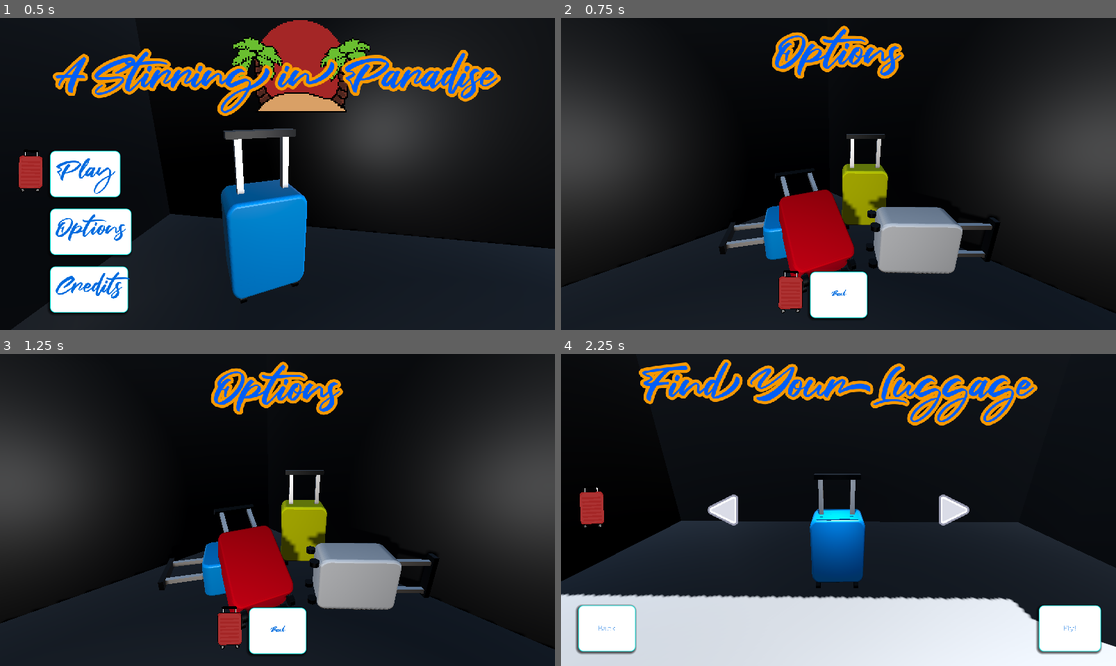
Above: before the commit, frames 1-4 (two rows, left to right).
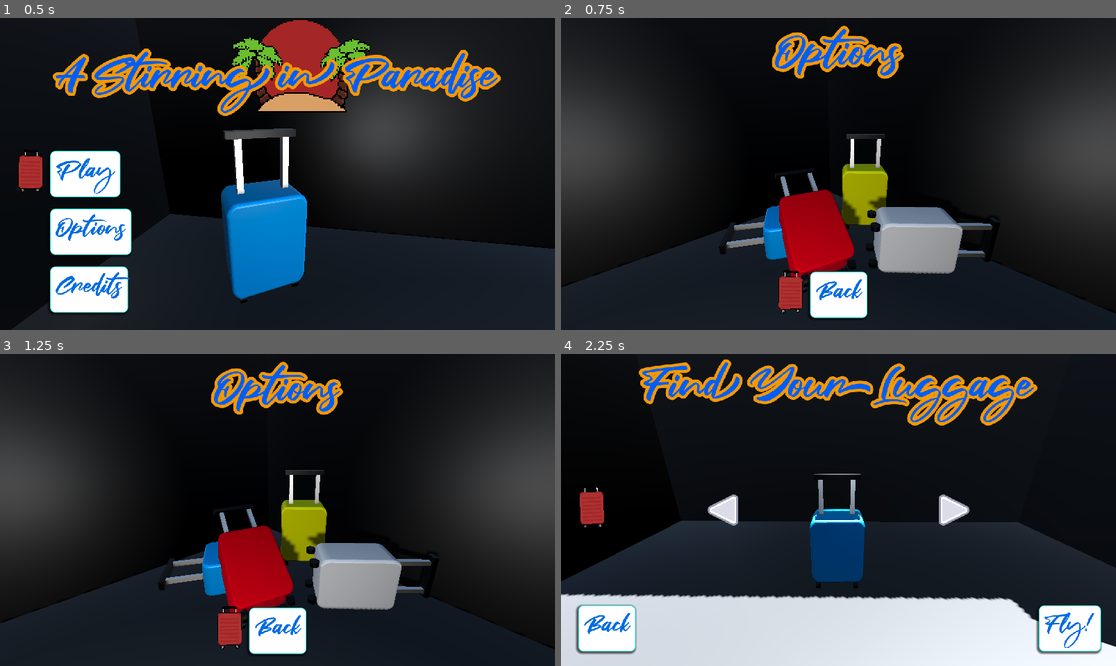
Above: after the commit, the same moments.

Repository: emilyallerdings/gwj81-expedition
Game: Godot game, scene res://Scenes/main_menu.tscn
Same seed, same stepped clock (60 frames per second), same inputs: the game is played once before the commit and once after it. This scene is started directly instead of the project's main scene.
Inputs:
- Up to frame 1 (0.5 s): no input
- Up to frame 2 (0.75 s): click "Options" at 0.5 s
- Up to frame 3 (1.25 s): no input
- Up to frame 4 (2.25 s): click "Back" at 1.25 s; click "Play" at 2 s

Frame 1 is identical in both runs. In frame 2, 0.2% of the frame differs, in the area x 45-55%, y 83-91%; in frame 3, 0.2%; in frame 4, 2.1%, in the area x 4-97%, y 38-95%.

Commit message:
fixed up some stuff that went missing in the original merge

Diff:
--- a/Materials/default_theme.tres
+++ b/Materials/default_theme.tres
@@ -1,6 +1,7 @@
-[gd_resource type="Theme" load_steps=6 format=3 uid="uid://bncgplyvgv608"]
+[gd_resource type="Theme" load_steps=7 format=3 uid="uid://bncgplyvgv608"]
 
 [ext_resource type="FontFile" uid="uid://bafns24uaw6y5" path="res://Materials/NixieOne.ttf" id="1_88cmt"]
+[ext_resource type="FontFile" uid="uid://d4da0phun8v4d" path="res://Materials/Fair Prosper.ttf" id="1_c5ure"]
 
 [sub_resource type="StyleBoxEmpty" id="StyleBoxEmpty_88cmt"]
 
@@ -75,7 +76,8 @@
 Button/colors/icon_hover_pressed_color = Color(1, 1, 1, 1)
 Button/colors/icon_normal_color = Color(1, 1, 1, 1)
 Button/colors/icon_pressed_color = Color(1, 1, 1, 1)
-Button/fonts/font = ExtResource("1_88cmt")
+Button/font_sizes/font_size = 50
+Button/fonts/font = ExtResource("1_c5ure")
 Button/styles/disabled = null
 Button/styles/focus = SubResource("StyleBoxEmpty_88cmt")
 Button/styles/hover = SubResource("StyleBoxFlat_5dbda")
--- a/Scenes/main.tscn
+++ b/Scenes/main.tscn
@@ -1,13 +1,12 @@
-[gd_scene load_steps=21 format=3 uid="uid://ckjr7lbj1cxxq"]
+[gd_scene load_steps=19 format=3 uid="uid://ckjr7lbj1cxxq"]
 
 [ext_resource type="Script" uid="uid://gavvic7ehdce" path="res://Scripts/main.gd" id="1_jjgbg"]
 [ext_resource type="Script" path="res://Scripts/boarding_ramp.gd" id="2_6bp64"]
 [ext_resource type="Material" uid="uid://be84a2c0jteaf" path="res://Materials/side_mat.tres" id="2_8gbba"]
-[ext_resource type="Script" uid="uid://bk7goqj06c30l" path="res://Scripts/player.gd" id="2_bo1nx"]
 [ext_resource type="BoxMesh" path="res://Assets/pillar.tres" id="3_344ge"]
 [ext_resource type="Script" uid="uid://clhf3pglcbiyf" path="res://Scripts/pillars.gd" id="3_jjvhh"]
-[ext_resource type="PackedScene" uid="uid://t54luoyhamqx" path="res://Assets/luggage.glb" id="5_kry3j"]
 [ext_resource type="BoxMesh" uid="uid://dxbiwm4aixnwi" path="res://Assets/window.tres" id="6_hptm8"]
+[ext_resource type="PackedScene" uid="uid://chp52opwuhulv" path="res://Scenes/player.tscn" id="7_6bp64"]
 
 [sub_resource type="MultiMesh" id="MultiMesh_21xkr"]
 transform_format = 1
@@ -58,9 +57,6 @@
 background_mode = 2
 sky = SubResource("Sky_8gbba")
 glow_intensity = 0.29
-
-[sub_resource type="ConvexPolygonShape3D" id="ConvexPolygonShape3D_jjgbg"]
-points = PackedVector3Array(0.5, 0.5, 1, 0.5, -0.5, 1, 0.5, 0.5, -1, -0.5, 0.5, 1, -0.5, -0.5, 1, 0.5, -0.5, -1, -0.5, 0.5, -1, -0.5, -0.5, -1)
 
 [node name="Main" type="Node3D"]
 script = ExtResource("1_jjgbg")
@@ -130,17 +126,9 @@
 current = true
 fov = 80.0
 
-[node name="Player" type="CharacterBody3D" parent="."]
-script = ExtResource("2_bo1nx")
-
-[node name="CollisionShape3D" type="CollisionShape3D" parent="Player"]
-transform = Transform3D(1, 0, 0, 0, 0.965926, -0.258819, 0, 0.258819, 0.965926, 0, 3.9, 0)
-shape = SubResource("ConvexPolygonShape3D_jjgbg")
-
-[node name="luggage" parent="Player" instance=ExtResource("5_kry3j")]
-transform = Transform3D(-8.74228e-09, -1.71612e-16, -0.2, 0.175167, 0.096522, -7.6568e-09, 0.096522, -0.175167, -4.21911e-09, 0, 3.41741, 1.04387)
-
 [node name="DirectionalLight3D" type="DirectionalLight3D" parent="."]
 transform = Transform3D(0.602206, -0.740214, 0.299052, 0.210739, 0.508695, 0.834756, -0.770025, -0.439673, 0.462331, 0, 0, 0)
 light_bake_mode = 1
 shadow_enabled = true
+
+[node name="Player" parent="." instance=ExtResource("7_6bp64")]
--- a/Scenes/main_menu.tscn
+++ b/Scenes/main_menu.tscn
@@ -351,8 +351,8 @@
 transform = Transform3D(0.707107, 0, 0.707107, 0, 1, 0, -0.707107, 0, 0.707107, 54.498, 3, -37.5734)
 
 [node name="SpotLight3D" type="SpotLight3D" parent="."]
-transform = Transform3D(-0.717844, -0.661484, -0.217116, 0.0135006, -0.325025, 0.945609, -0.696073, 0.675868, 0.242247, 49.2127, 30.8952, -32.1071)
-light_energy = 50.0
+transform = Transform3D(-0.733117, -0.679142, 0.0361344, 0, 0.0531308, 0.998588, -0.680103, 0.732081, -0.0389511, 53.3648, 35.1774, -36.1202)
+light_energy = 500.0
 light_volumetric_fog_energy = 50.0
 shadow_enabled = true
 spot_range = 28.667
--- a/Scenes/player.tscn
+++ b/Scenes/player.tscn
@@ -10,8 +10,8 @@
 material = SubResource("StandardMaterial3D_jjgbg")
 size = Vector3(1, 1, 2)
 
-[sub_resource type="ConvexPolygonShape3D" id="ConvexPolygonShape3D_jjgbg"]
-points = PackedVector3Array(0.5, 0.5, 1, 0.5, -0.5, 1, 0.5, 0.5, -1, -0.5, 0.5, 1, -0.5, -0.5, 1, 0.5, -0.5, -1, -0.5, 0.5, -1, -0.5, -0.5, -1)
+[sub_resource type="BoxShape3D" id="BoxShape3D_cvnsp"]
+size = Vector3(1.48914, 1.9856, 0.988617)
 
 [node name="Player" type="CharacterBody3D"]
 script = ExtResource("1_cvnsp")
@@ -22,8 +22,10 @@
 mesh = SubResource("BoxMesh_bo1nx")
 
 [node name="CollisionShape3D" type="CollisionShape3D" parent="."]
-transform = Transform3D(1, 0, 0, 0, 0.965926, -0.258819, 0, 0.258819, 0.965926, 0, 3.9, 0)
-shape = SubResource("ConvexPolygonShape3D_jjgbg")
+transform = Transform3D(1, 0, 0, 0, 1, 4.47035e-08, 0, -4.47035e-08, 1, 0.00872803, 4.26502, -0.0162868)
+shape = SubResource("BoxShape3D_cvnsp")
 
 [node name="luggage" parent="." instance=ExtResource("2_6t5aa")]
 transform = Transform3D(-1.09278e-08, 0, -0.25, 0, 0.25, 0, 0.25, 0, -1.09278e-08, 0, 3, 0)
+
+[editable path="luggage"]
--- a/Scenes/sound_bus.tscn
+++ b/Scenes/sound_bus.tscn
@@ -14,27 +14,34 @@
 [node name="Airport Ambience" type="AudioStreamPlayer" parent="."]
 stream = ExtResource("2_otb3e")
 volume_db = -5.0
+bus = &"SFX"
 
 [node name="Button" type="AudioStreamPlayer" parent="."]
 stream = ExtResource("3_otb3e")
 volume_db = -5.0
+bus = &"SFX"
 
 [node name="Rolling Suitcase" type="AudioStreamPlayer" parent="."]
 stream = ExtResource("4_yghvr")
 volume_db = -5.0
+bus = &"SFX"
 
 [node name="Button Hover Click" type="AudioStreamPlayer" parent="."]
 stream = ExtResource("5_qdc24")
 volume_db = -5.0
 max_polyphony = 10
+bus = &"SFX"
 
 [node name="Whoosh" type="AudioStreamPlayer" parent="."]
 stream = ExtResource("6_4mo3c")
 volume_db = -5.0
 max_polyphony = 10
+bus = &"SFX"
 
 [node name="Song1" type="AudioStreamPlayer" parent="."]
 stream = ExtResource("5_s22cy")
 volume_db = -5.0
+bus = &"Music"
 
 [node name="Song2" type="AudioStreamPlayer" parent="."]
+bus = &"Music"
--- a/Scripts/main.gd
+++ b/Scripts/main.gd
@@ -5,7 +5,7 @@
 
 # Called when the node enters the scene tree for the first time.
 func _ready() -> void:
-	pass # Replace with function body.
+	SoundBus.song_1.play()
 
 
 # Called every frame. 'delta' is the elapsed time since the previous frame.
--- a/Scripts/main_menu.gd
+++ b/Scripts/main_menu.gd
@@ -67,7 +67,7 @@
 	transition_cameras(main_menu_camera, selection_menu_camera)
 
 	selection_menu_ui.visible = true
-	await get_tree().create_timer(0.5)
+	#await get_tree().create_timer(0.5).timeout
 	main_menu_ui.visible = false
 
 func _on_options_pressed() -> void:
@@ -76,7 +76,7 @@
 	transition_cameras(main_menu_camera, options_menu_camera)
 
 	main_menu_ui.visible = false
-	await get_tree().create_timer(0.5)
+	#await get_tree().create_timer(0.5).timeout
 	options_menu_ui.visible = true
 	suitecase_sprite.position = Vector2(options_back.position.x - 50.0, options_back.position.y + 35.0)
 
@@ -86,7 +86,7 @@
 	transition_cameras(options_menu_camera, main_menu_camera)
 
 	options_menu_ui.visible = false
-	await get_tree().create_timer(0.5)
+	#await get_tree().create_timer(0.5).timeout
 	main_menu_ui.visible = true
 	suitecase_sprite.position = Vector2(options.position.x - 50.0, options.position.y + 35.0)
 
--- a/Scripts/player.gd
+++ b/Scripts/player.gd
@@ -20,6 +20,9 @@
 	pass
 
 func _physics_process(delta: float) -> void:
+
+	#if not is_on_floor():
+		#velocity.y += -9.81 * delta
 	# Always move forward
 	forward_direction = transform.basis.z
 
@@ -56,3 +59,9 @@
 
 	# Move the luggage
 	move_and_slide()
+
+func play_rolling():
+	if velocity.length() > 0.1:
+		SoundBus.rolling_suitcase.play()
+	else:
+		SoundBus.rolling_suitcase.stop()
--- /dev/null
+++ b/default_bus_layout.tres
@@ -0,0 +1,15 @@
+[gd_resource type="AudioBusLayout" format=3 uid="uid://di2fqcpd2q4dp"]
+
+[resource]
+bus/1/name = &"SFX"
+bus/1/solo = false
+bus/1/mute = false
+bus/1/bypass_fx = false
+bus/1/volume_db = 0.0
+bus/1/send = &"Master"
+bus/2/name = &"Music"
+bus/2/solo = false
+bus/2/mute = false
+bus/2/bypass_fx = false
+bus/2/volume_db = 0.0
+bus/2/send = &"Master"
